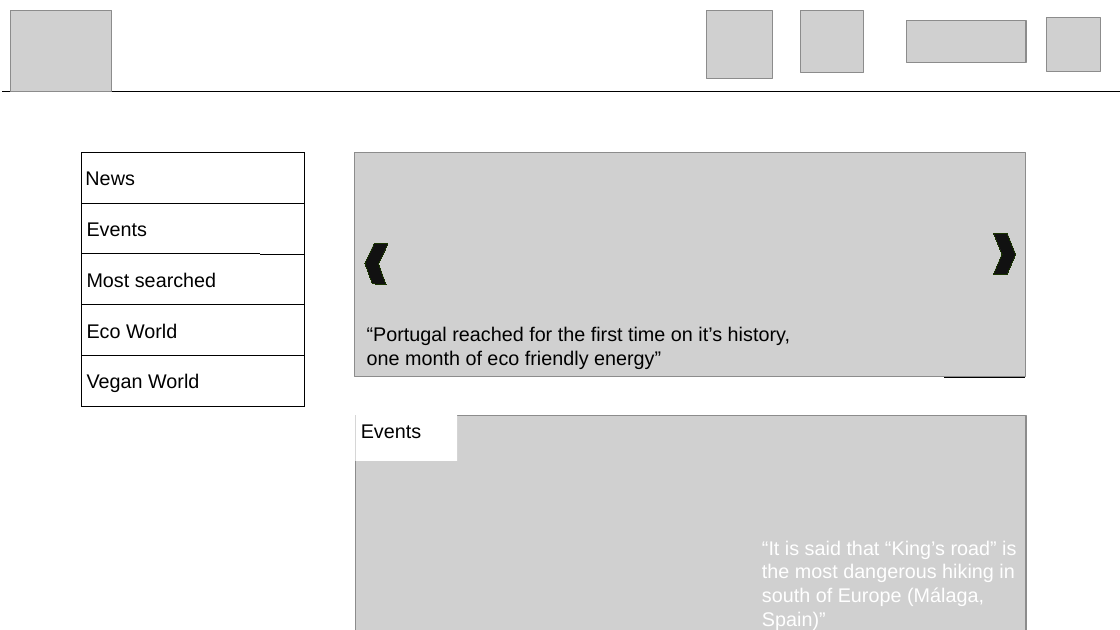
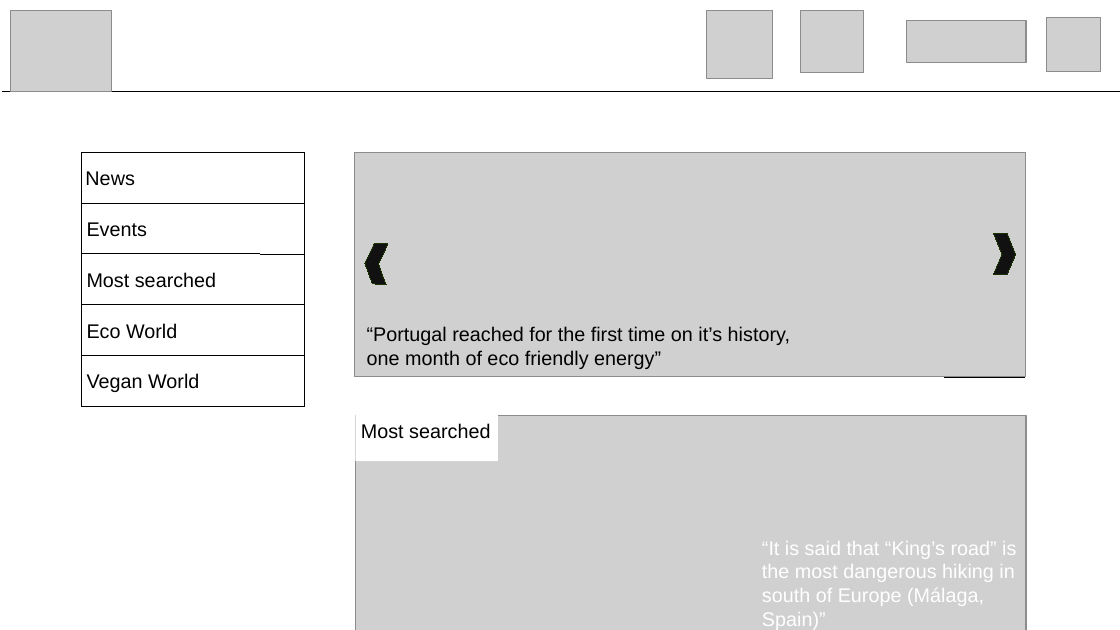
Before and after one commit to manugarcia101/EcoProject, a slide deck: slide 9 of Design/EcoWebStoryboard.odp. Drawn at 1120x630 pixels with LibreOffice and Linux fonts; fonts in the diff are those of the drawing; grey boxes stand for pictures. Boxes give left, top, right and bottom in pixels: in the first picture for what was removed or moved away, otherwise in the second. Text is boxed around its words. In the diff, an @@ line names an element or a change of style, - is before the commit and + after.

```diff
--- a/Design/EcoWebStoryboard.odp
+++ b/Design/EcoWebStoryboard.odp
@@ title at [361, 423, 490, 439]: text changed @@
-Events
+Most searched
```
Also in this commit, not shown: 1 other slide changed, 2 slides added, 7 other files.
